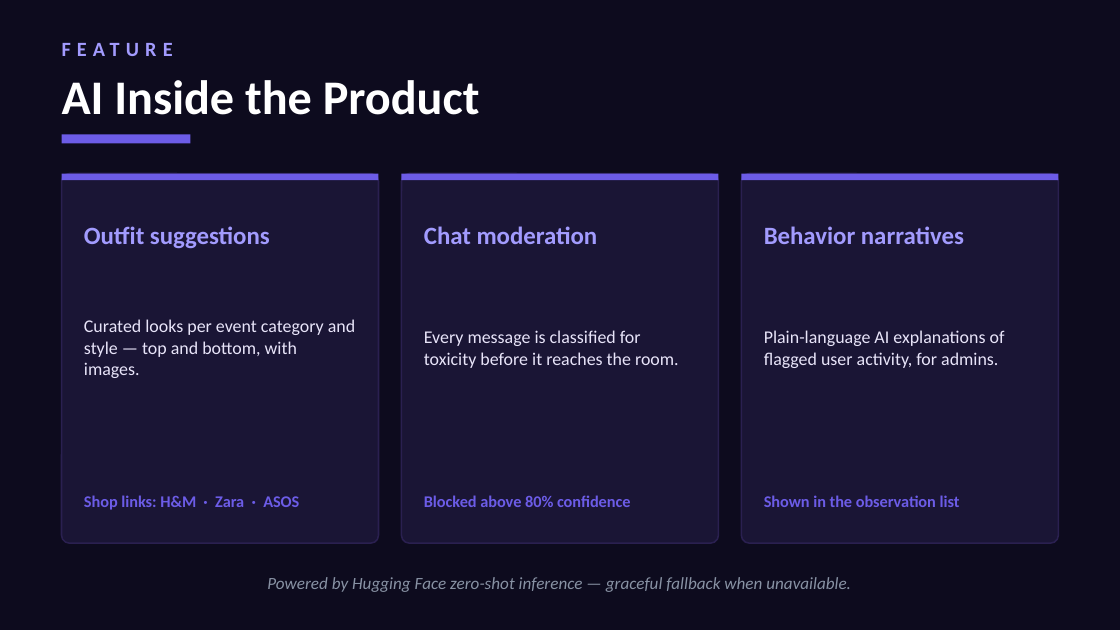
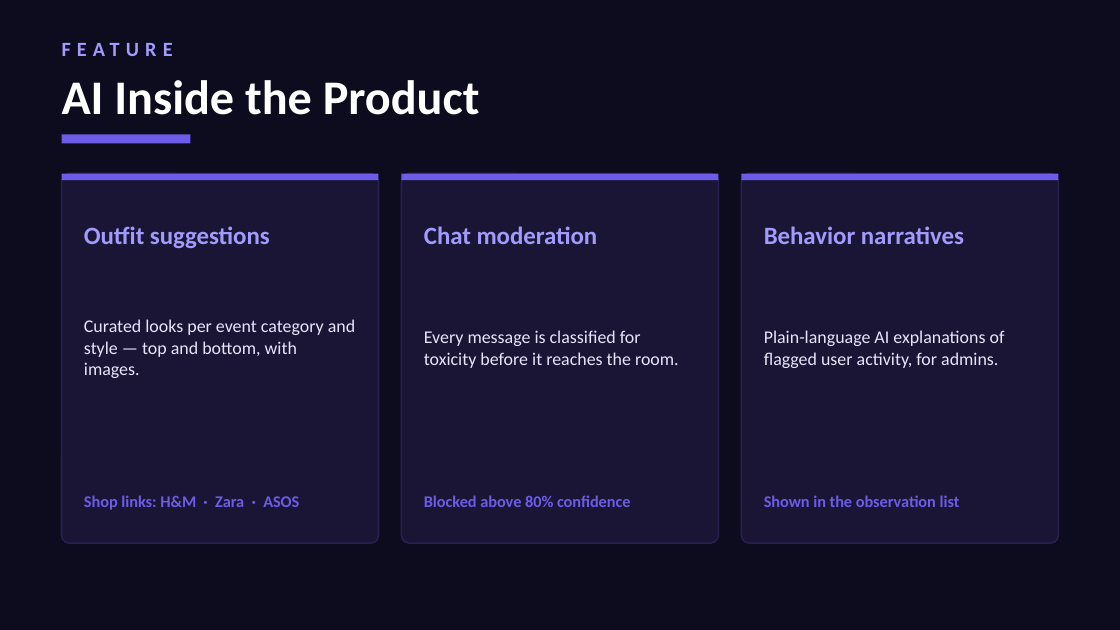
Before and after one commit to davidberbecar30/FrontRow, a slide deck: slide 8 of FrontRow-Presentation.pptx (slide 7 before the commit). Drawn at 1120x630 pixels with LibreOffice and Linux fonts; fonts in the diff are those of the drawing. Boxes give left, top, right and bottom in pixels: in the first picture for what was removed or moved away, otherwise in the second. Text is boxed around its words. In the diff, an @@ line names an element or a change of style, - is before the commit and + after.

```diff
--- a/FrontRow-Presentation.pptx
+++ b/FrontRow-Presentation.pptx
@@ text removed at [267,577,851,592] @@
-Powered by Hugging Face zero-shot inference — graceful fallback when unavailable.
```
Also in this commit, not shown: 4 other slides changed, 1 slide added, 1 other file.
